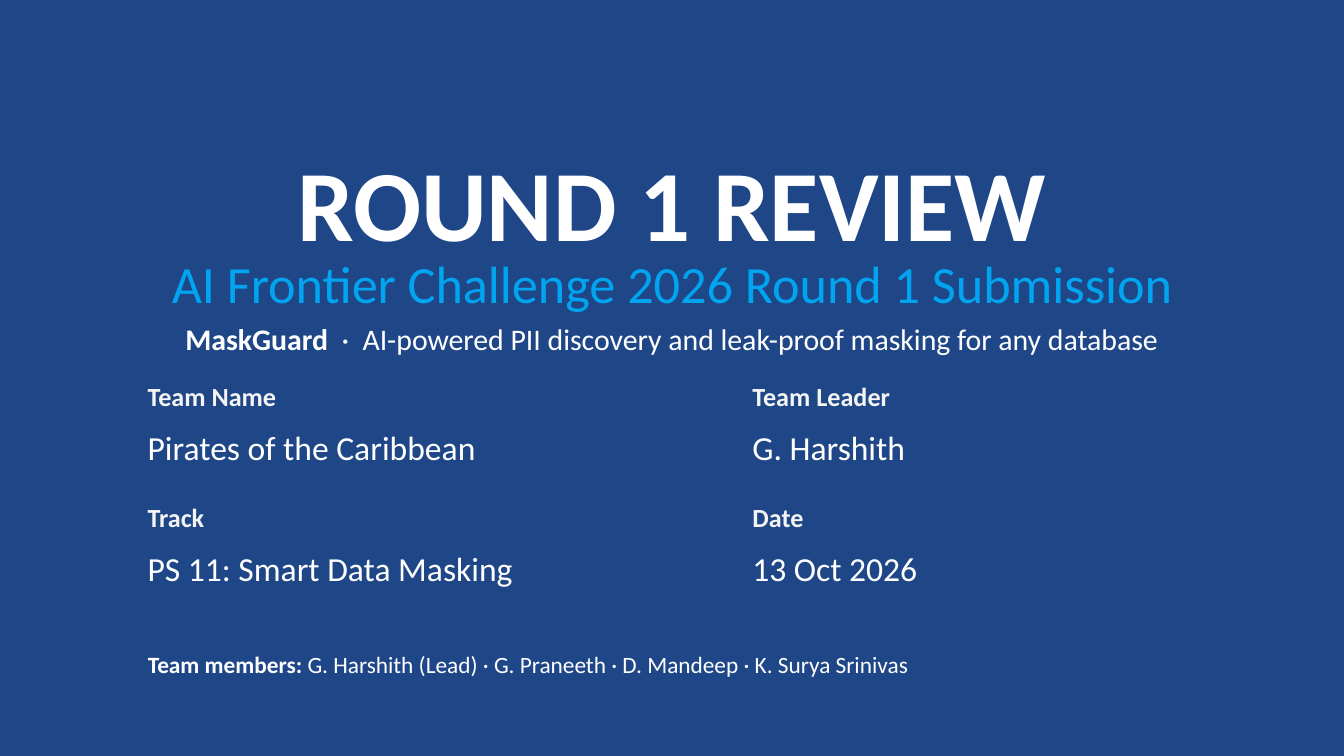
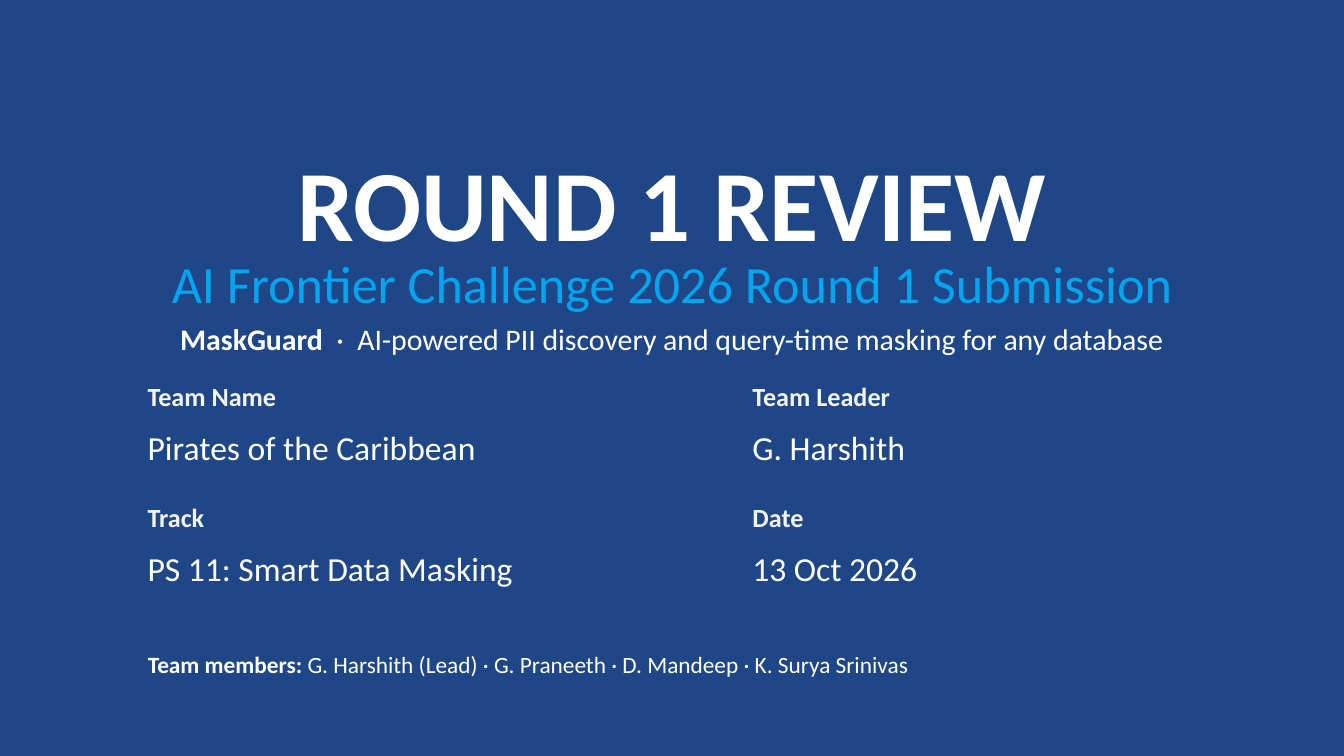
Before and after one commit to hotaro6754/mask, a slide deck: slide 1 of docs/MaskGuard_Round1_Submission.pptx. Drawn at 1344x756 pixels with LibreOffice and Linux fonts; fonts in the diff are those of the drawing. Boxes give left, top, right and bottom in pixels: in the first picture for what was removed or moved away, otherwise in the second. Text is boxed around its words. In the diff, an @@ line names an element or a change of style, - is before the commit and + after.

```diff
--- a/docs/MaskGuard_Round1_Submission.pptx
+++ b/docs/MaskGuard_Round1_Submission.pptx
@@ text at [180, 329, 1163, 355]: text changed @@
-MaskGuard · AI-powered PII discovery and leak-proof masking for any database
+MaskGuard · AI-powered PII discovery and query-time masking for any database
```
Also in this commit, not shown: 5 other slides changed.
